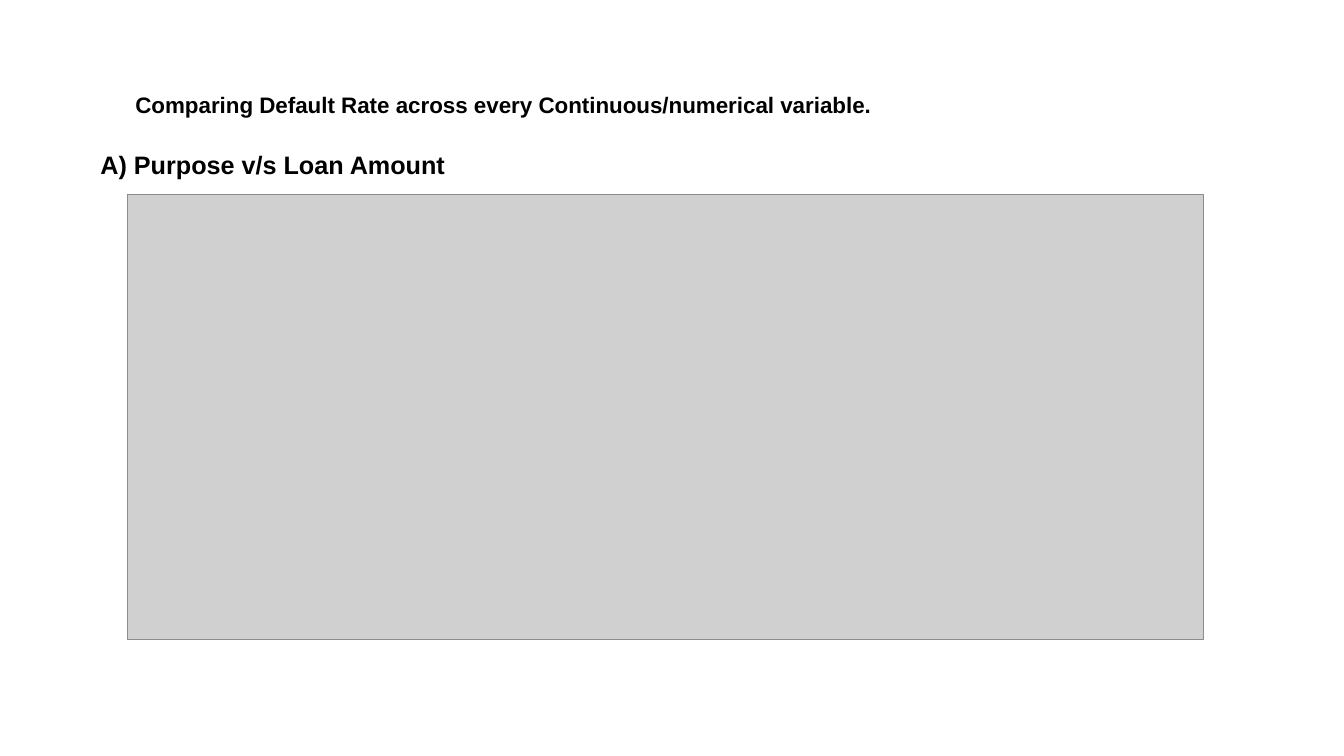
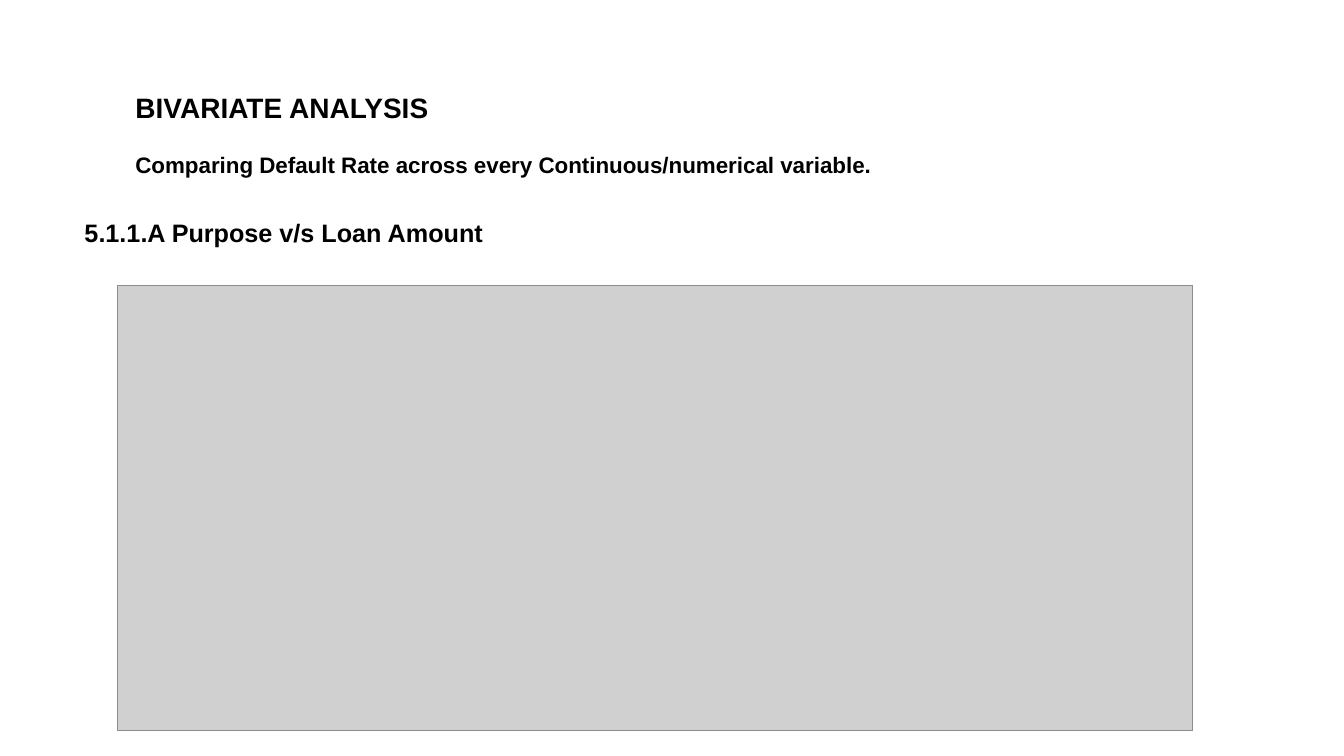
Before and after one commit to ASaiManish/Lending_Club_Case_Study, a slide deck: slide 23 of Sai_Manish_Akula_LCC.pptx. Drawn at 1344x756 pixels with LibreOffice and Linux fonts; fonts in the diff are those of the drawing; grey boxes stand for pictures; background and template pictures are left out. Boxes give left, top, right and bottom in pixels: in the first picture for what was removed or moved away, otherwise in the second. Text is boxed around its words. In the diff, an @@ line names an element or a change of style, - is before the commit and + after.

Commit message:
PPT is updated

```diff
--- a/Sai_Manish_Akula_LCC.pptx
+++ b/Sai_Manish_Akula_LCC.pptx
@@ title at [135,98,871,178]: text changed @@
-Comparing Default Rate across every Continuous/numerical variable.
+BIVARIATE ANALYSIS
+Comparing Default Rate across every Continuous/numerical variable.
@@ text at [84,223,483,247]: text changed @@
-A) Purpose v/s Loan Amount
+5.1.1.A Purpose v/s Loan Amount
@@ picture: place and size @@
-picture at [128,195,1204,640]
+picture at [118,285,1194,731]
```
Also in this commit, not shown: 1 other slide changed.
